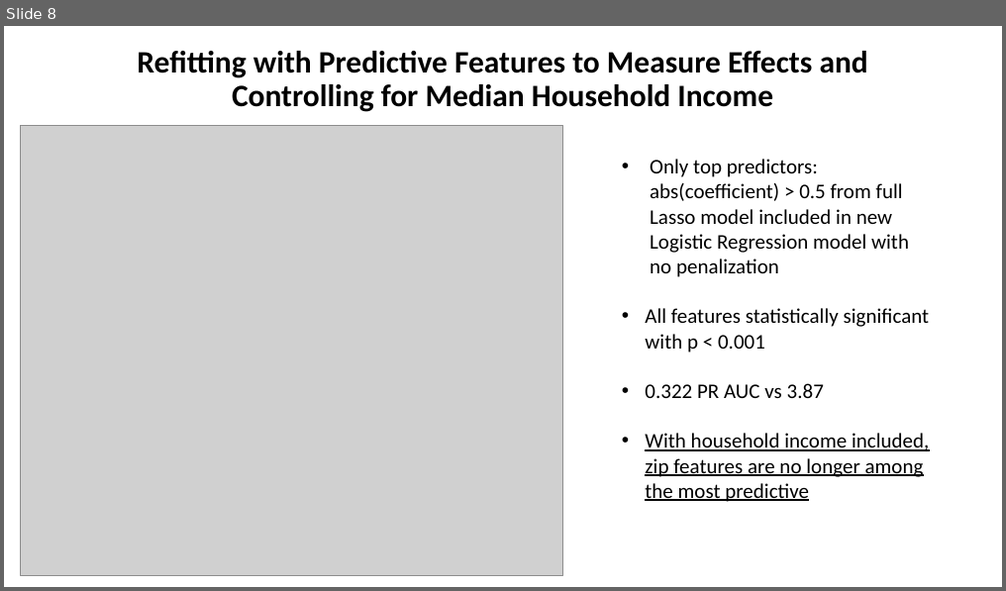
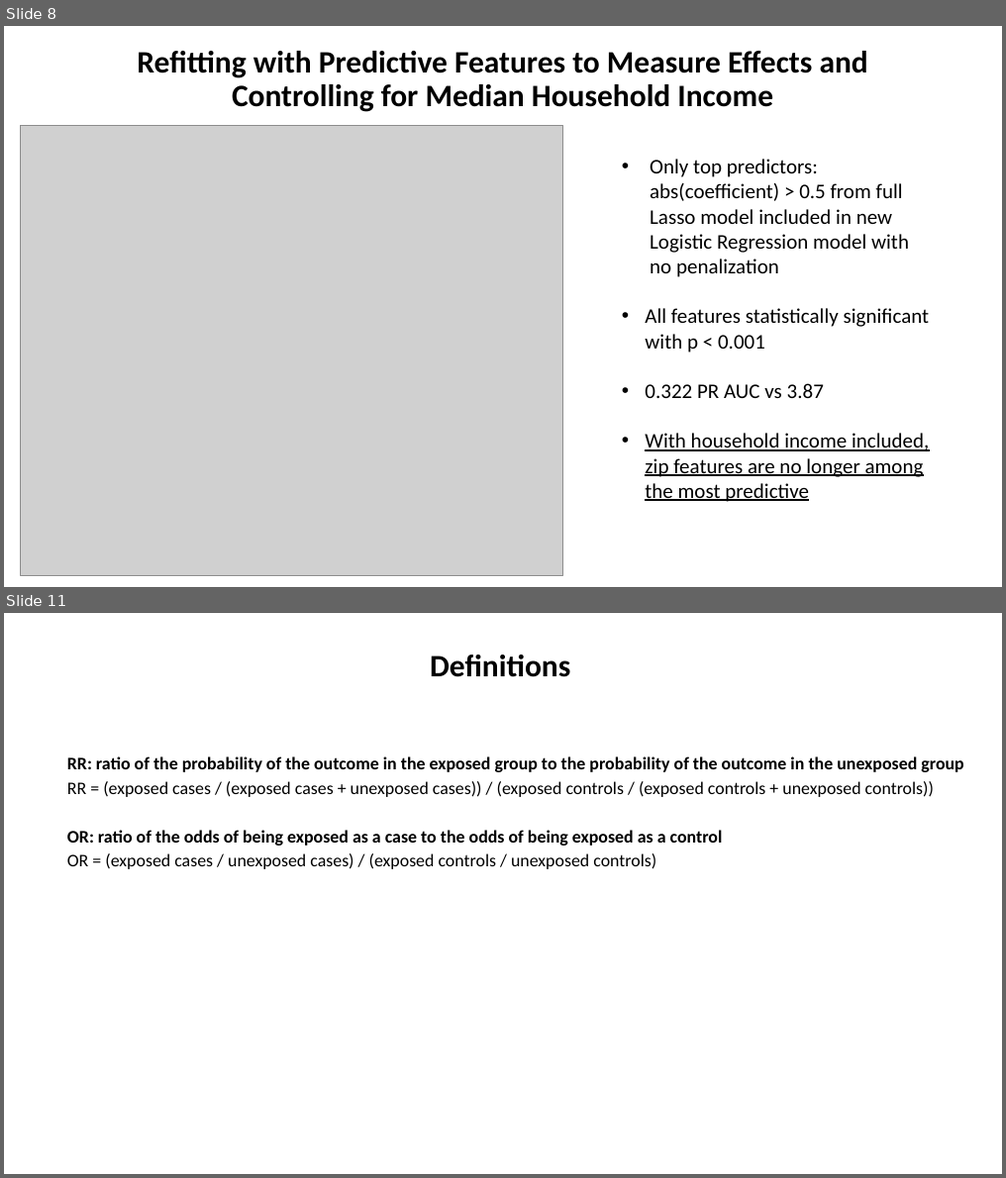
Before and after one commit to jstremme/DATA512-Research, a slide deck: final_project/data512_final_project_presentation.pptx. Shown one above the other, each under a label of ours: slide 8 before the commit, slides 8 and 11 after it; the slides between them are not shown. The pictures are 1006x591 and 1006x1178 pixels, drawn with LibreOffice and Linux fonts; fonts in the diff are those of the drawing; grey boxes stand for pictures. Boxes give left, top, right and bottom in pixels: in the first picture for what was removed or moved away, otherwise in the second. Text is boxed around its words. In the diff, an @@ line names an element or a change of style, - is before the commit and + after.

```diff
--- a/final_project/data512_final_project_presentation.pptx
+++ b/final_project/data512_final_project_presentation.pptx
@@ slide 11 added at bbox=[4, 613, 1002, 1174], background #FFFFFF @@
@@ title added at bbox=[430, 655, 570, 677], 30 pt, text #000000, bold @@
+Definitions
@@ text added at bbox=[67, 757, 963, 869], 17 pt, text #000000, bold @@
+  RR: ratio of the probability of the outcome in the exposed group to the probability of the outcome in the unexposed group
+  RR = (exposed cases / (exposed cases + unexposed cases)) / (exposed controls / (exposed controls + unexposed controls))
+  OR: ratio of the odds of being exposed as a case to the odds of being exposed as a control
+  OR = (exposed cases / unexposed cases) / (exposed controls / unexposed controls)
```
Also in this commit, not shown: 2 slides changed, 1 other slide added.
